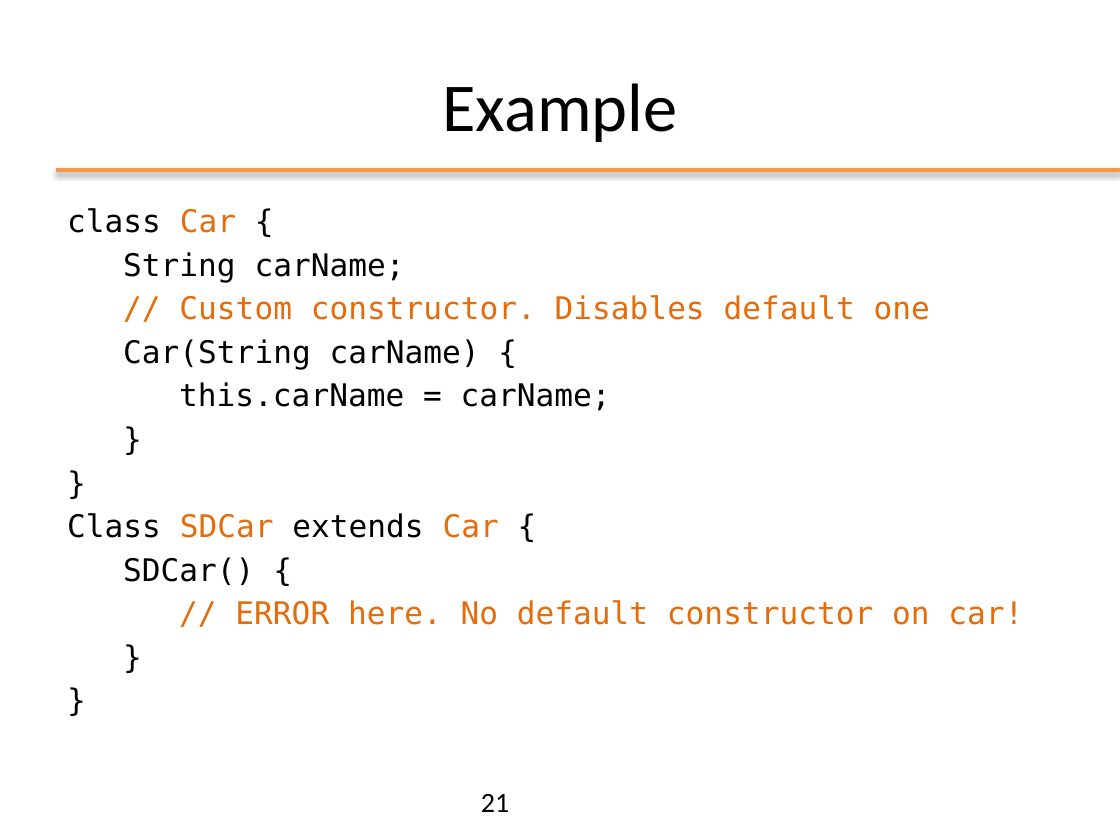
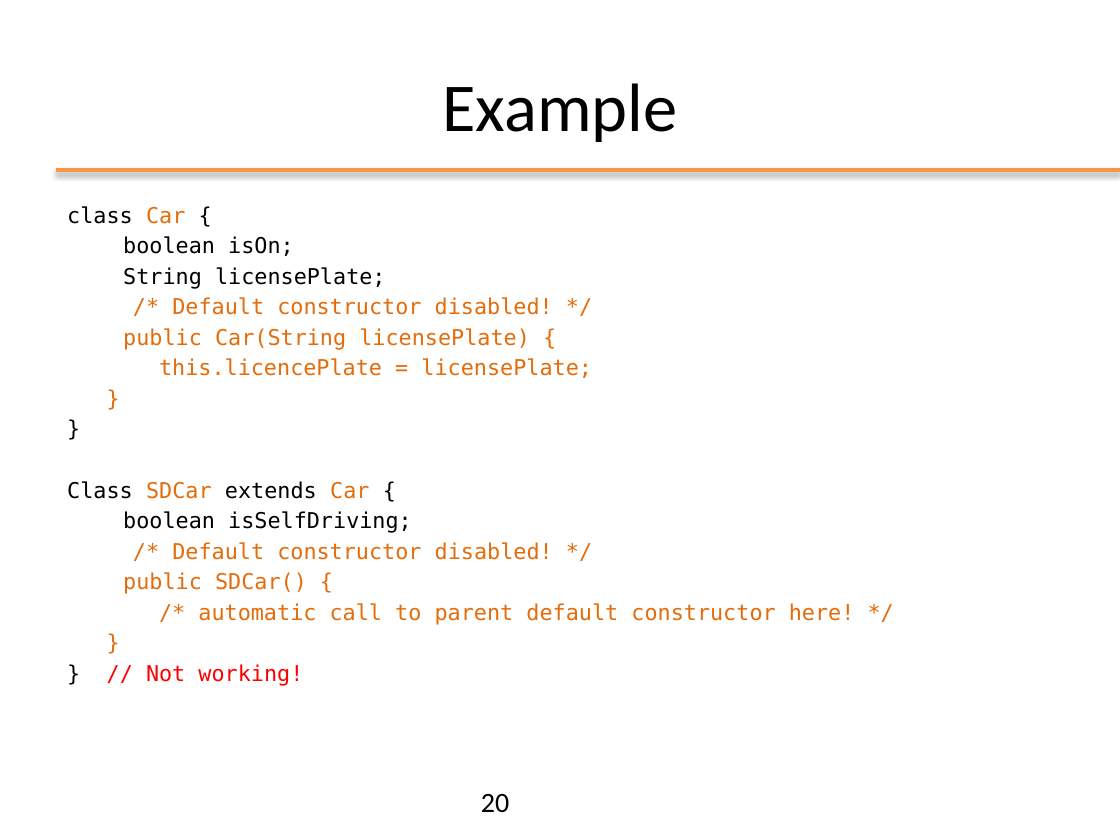
Before and after one commit to matt498/ooprogramming, a slide deck: slide 20 of slides/ppt/03_OOP_Inheritance.pptx (slide 21 before the commit). Drawn at 1120x840 pixels with LibreOffice and Linux fonts; fonts in the diff are those of the drawing; background and template pictures are left out. Boxes give left, top, right and bottom in pixels: in the first picture for what was removed or moved away, otherwise in the second. Text is boxed around its words. In the diff, an @@ line names an element or a change of style, - is before the commit and + after.

```diff
--- a/slides/ppt/03_OOP_Inheritance.pptx
+++ b/slides/ppt/03_OOP_Inheritance.pptx
@@ text at [67,206,369,499]: size 20 to 14 pt in "class Car {", "}", "}", "Class SDCar extends Car {" and 1 more places; text colour #000000 to #E46C0A in "}", "}"; less space between paragraphs @@
@@ text at [123,236,592,378]: text changed; size 20 to 14 pt; text colour #000000 to #E46C0A @@
-String carName;
-// Custom constructor. Disables default one
-Car(String carName) {
-this.carName = carName;
+boolean isOn;
+String licensePlate;
+/* Default constructor disabled! */
+public Car(String licensePlate) {
+this.licencePlate = licensePlate;
@@ text at [123,511,855,625]: text changed; size 20 to 14 pt @@
-SDCar() {
-// ERROR here. No default constructor on car!
+boolean isSelfDriving;
+/* Default constructor disabled! */
+public SDCar() {
+/* automatic call to parent default constructor here! */
@@ text at [146,664,303,686]: text changed; size 20 to 14 pt; text colour #000000 to #FF0000 @@
-}
+} // Not working!
@@ page number at [481,794,509,812]: text changed @@
-21
+20
```
Also in this commit, not shown: 25 other slides changed, 1 slide added, 1 slide removed, 6 other files.
